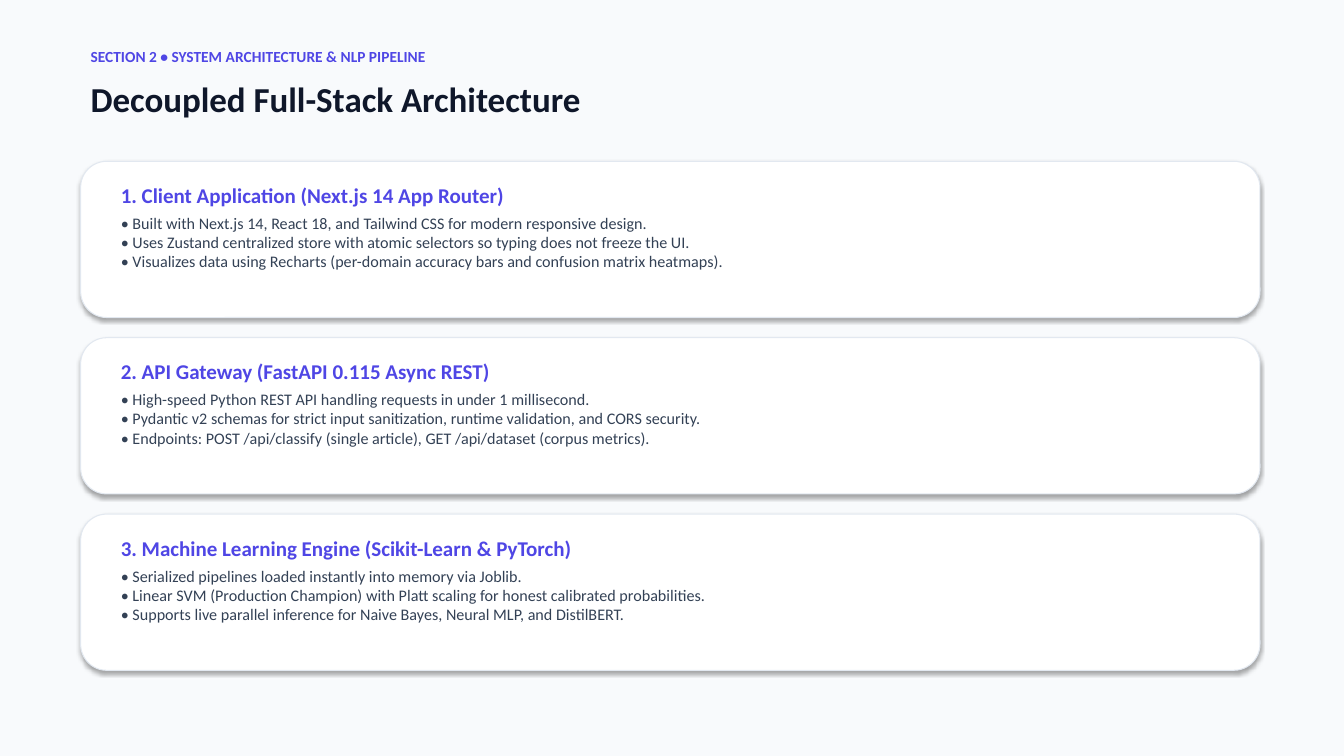
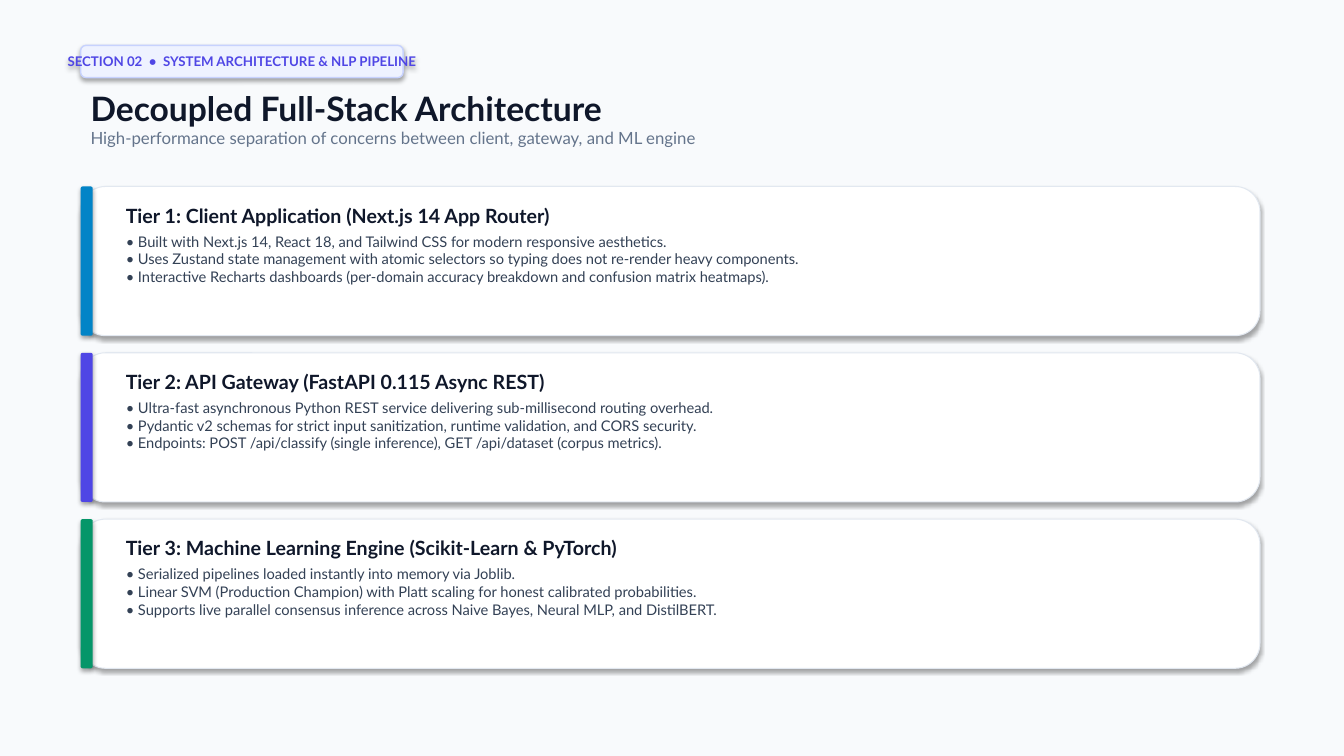
Before and after one commit to Abhijeet0848/NewsLens, a slide deck: slide 5 of docs/NewsScope_Presentation.pptx. Drawn at 1344x756 pixels with LibreOffice and Linux fonts; fonts in the diff are those of the drawing. Boxes give left, top, right and bottom in pixels: in the first picture for what was removed or moved away, otherwise in the second. Text is boxed around its words. In the diff, an @@ line names an element or a change of style, - is before the commit and + after.

Commit message:
docs: redesign PowerPoint with executive light theme and add interactive HTML slides

```diff
--- a/docs/NewsScope_Presentation.pptx
+++ b/docs/NewsScope_Presentation.pptx
@@ text in rounded rectangle at bbox=[68, 55, 416, 70]: text changed; size 11 to 9.5 pt; font Calibri to Lato @@
-SECTION 2 • SYSTEM ARCHITECTURE & NLP PIPELINE
+SECTION 02 • SYSTEM ARCHITECTURE & NLP PIPELINE
@@ rounded rectangle "SECTION 02 • SYSTEM ARCHITECTURE ...": place and size @@
-rounded rectangle "SECTION 02 • SYSTEM ARCHITECTURE ..." at bbox=[91, 52, 425, 62]
+rounded rectangle "SECTION 02 • SYSTEM ARCHITECTURE ..." at bbox=[81, 45, 403, 78]
@@ rounded rectangle "SECTION 02 • SYSTEM ARCHITECTURE ..." at bbox=[81, 45, 403, 78]: vertical alignment top to middle; fill none to #EEF2FF; outline none to #C7D2FE 1 pt; shadow on @@
@@ text "Decoupled Full-Stack Architecture": place and size @@
-text "Decoupled Full-Stack Architecture" at bbox=[91, 87, 580, 118]
+text "Decoupled Full-Stack Architecture" at bbox=[91, 96, 695, 147]
@@ text at bbox=[91, 96, 602, 127]: size 25 to 24 pt, font Calibri to Lato in "Decoupled Full-Stack Architecture" @@
@@ text at bbox=[91, 131, 695, 147]: paragraph added @@
+High-performance separation of concerns between client, gateway, and ML engine
@@ rounded rectangle: place and size @@
-rounded rectangle at bbox=[81, 161, 1260, 318]
+rounded rectangle at bbox=[81, 187, 1260, 336]
@@ rounded rectangle added at bbox=[81, 187, 93, 336], fill #0284C7 @@
@@ text at bbox=[126, 208, 798, 285]: text changed; size 11.5 to 10.5 pt; font Calibri to Lato @@
-1. Client Application (Next.js 14 App Router)
-• Built with Next.js 14, React 18, and Tailwind CSS for modern responsive design.
-• Uses Zustand centralized store with atomic selectors so typing does not freeze the UI.
-• Visualizes data using Recharts (per-domain accuracy bars and confusion matrix heatmaps).
+Tier 1: Client Application (Next.js 14 App Router)
+• Built with Next.js 14, React 18, and Tailwind CSS for modern responsive aesthetics.
+• Uses Zustand state management with atomic selectors so typing does not re-render heavy components.
+• Interactive Recharts dashboards (per-domain accuracy breakdown and confusion matrix heatmaps).
@@ rounded rectangle: place and size @@
-rounded rectangle at bbox=[81, 338, 1260, 494]
+rounded rectangle at bbox=[81, 353, 1260, 502]
@@ rounded rectangle added at bbox=[81, 353, 93, 502], fill #4F46E5 @@
@@ text "Tier 2: API Gateway (FastAPI ...": place and size @@
-text "Tier 2: API Gateway (FastAPI ..." at bbox=[121, 363, 701, 447]
+text "Tier 2: API Gateway (FastAPI ..." at bbox=[126, 374, 713, 451]
@@ text at bbox=[126, 374, 713, 416]: text changed; size 11.5 to 10.5 pt; font Calibri to Lato @@
-2. API Gateway (FastAPI 0.115 Async REST)
-• High-speed Python REST API handling requests in under 1 millisecond.
+Tier 2: API Gateway (FastAPI 0.115 Async REST)
+• Ultra-fast asynchronous Python REST service delivering sub-millisecond routing overhead.
@@ text at bbox=[138, 437, 662, 451]: text changed; size 11.5 to 10.5 pt; font Calibri to Lato @@
-• Endpoints: POST /api/classify (single article), GET /api/dataset (corpus metrics).
+• Endpoints: POST /api/classify (single inference), GET /api/dataset (corpus metrics).
@@ text at bbox=[138, 420, 697, 434]: size 11.5 to 10.5 pt, font Calibri to Lato in "• Pydantic v2 schemas for strict input ..." @@
@@ rounded rectangle: place and size @@
-rounded rectangle at bbox=[81, 514, 1260, 670]
+rounded rectangle at bbox=[81, 519, 1260, 668]
@@ rounded rectangle added at bbox=[81, 519, 93, 668], fill #059669 @@
@@ text at bbox=[126, 540, 616, 559]: text changed; size 15 to 14 pt; font Calibri to Lato; text colour #4F46E5 to #0F172A @@
-3. Machine Learning Engine (Scikit-Learn & PyTorch)
+Tier 3: Machine Learning Engine (Scikit-Learn & PyTorch)
@@ text at bbox=[138, 568, 696, 600]: size 11.5 to 10.5 pt, font Calibri to Lato in "• Serialized pipelines loaded instantly into memory ...", "• Linear SVM (Production Champion) with Platt ..." @@
@@ text at bbox=[138, 604, 717, 618]: text changed; size 11.5 to 10.5 pt; font Calibri to Lato @@
-• Supports live parallel inference for Naive Bayes, Neural MLP, and DistilBERT.
+• Supports live parallel consensus inference across Naive Bayes, Neural MLP, and DistilBERT.
```
Also in this commit, not shown: 15 other slides changed, 1 slide added, 1 slide removed, 2 other files.
